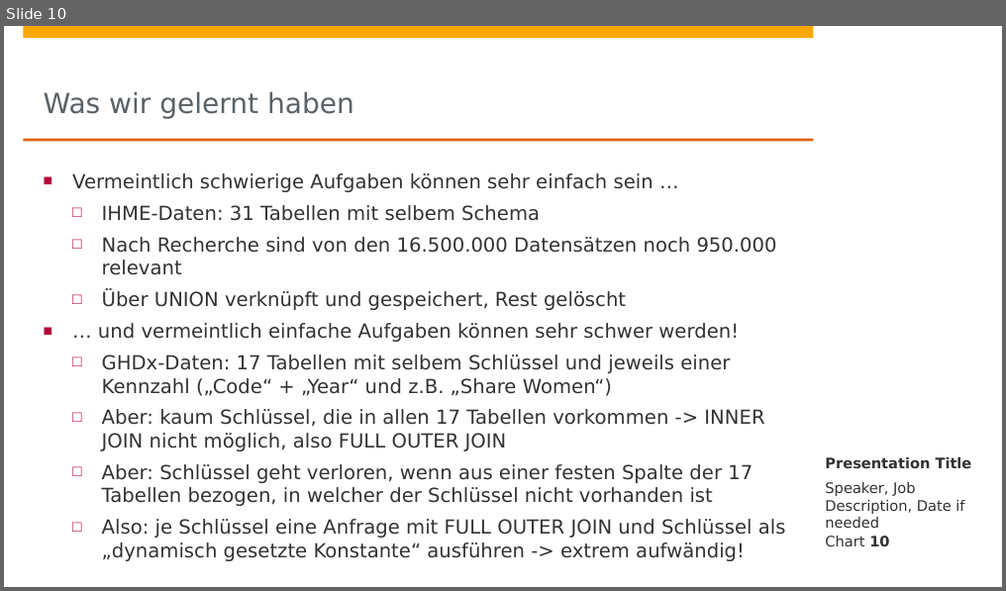
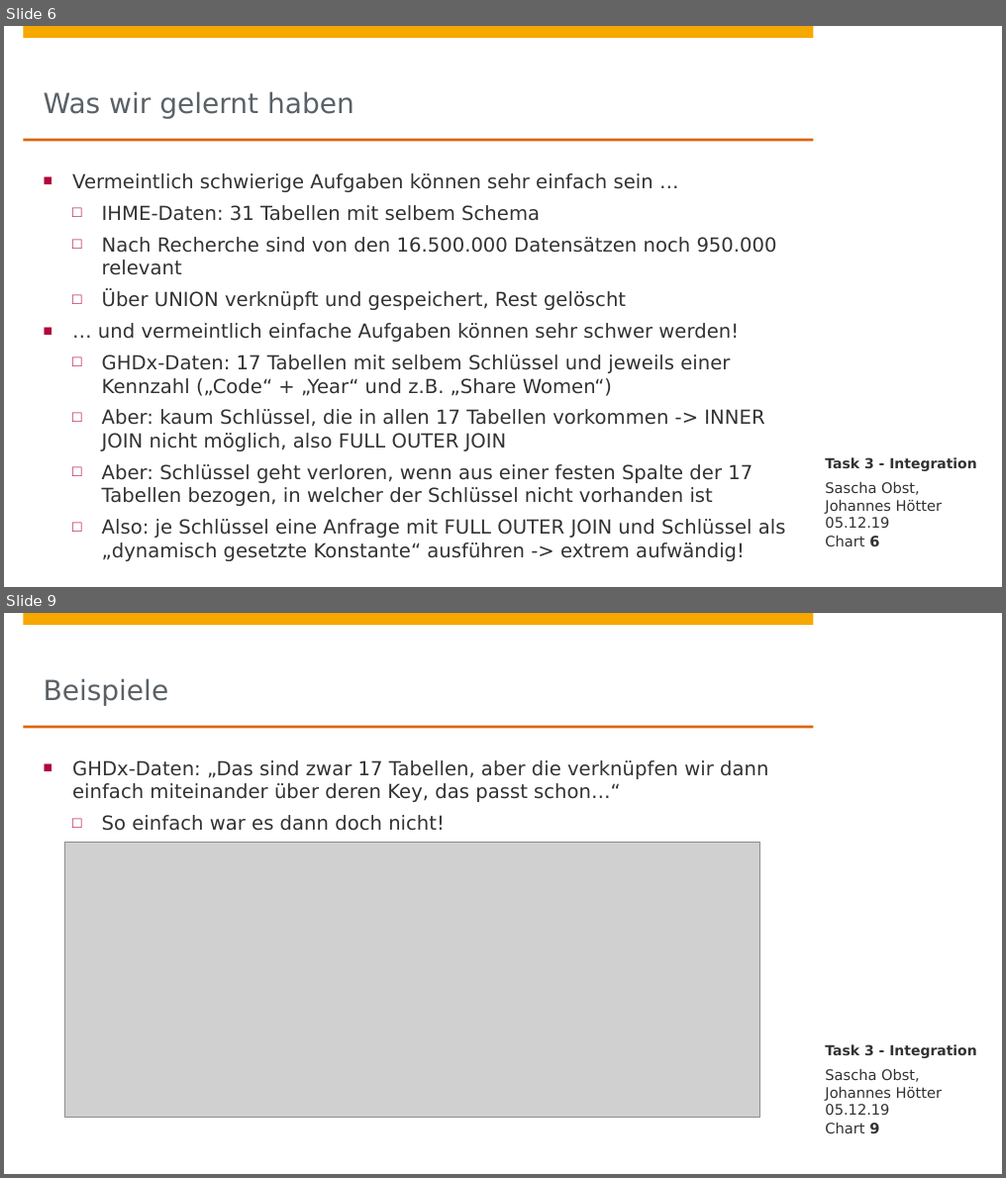
Before and after one commit to johanneshoetter/Health-Data-Integration, a slide deck: presentations/integration.pptx. Shown one above the other, each under a label of ours: slide 10 before the commit, slides 6 and 9 after it; the slides between them are not shown. The pictures are 1006x591 and 1006x1178 pixels, drawn with LibreOffice and Linux fonts; fonts in the diff are those of the drawing; grey boxes stand for pictures; background and template pictures are left out. Boxes give left, top, right and bottom in pixels: in the first picture for what was removed or moved away, otherwise in the second. Text is boxed around its words. In the diff, an @@ line names an element or a change of style, - is before the commit and + after.

Commit message:
Updated presentation integration.pptx

```diff
--- a/presentations/integration.pptx
+++ b/presentations/integration.pptx
@@ slide 9 added at [4,613,1002,1174], background #FFFFFF; not listed: 4 template elements that a slide beside it also shows @@
@@ title added at [44,678,169,706], 20 pt, text #5A6166 @@
+Beispiele
@@ text added at [72,761,768,831], 14 pt, text #323232 @@
+■ GHDx-Daten: „Das sind zwar 17 Tabellen, aber die verknüpfen wir dann einfach miteinander über deren Key, das passt schon…“
+  □ So einfach war es dann doch nicht!
@@ picture added at [64,843,759,1118] @@
@@ text added at [825,1045,977,1059], 10 pt, text #323232, bold @@
+Task 3 - Integration
@@ text added at [825,1069,942,1115], 10.5 pt, text #323232 @@
+Sascha Obst,
+Johannes Hötter
+05.12.19
@@ page number added at [825,1123,879,1135], 10.5 pt, text #323232 @@
+Chart 9
@@ what was slide 10 is now slide 6 @@
@@ slide 6 changed as well @@
@@ text at [825,458,977,472]: text changed; size 10.5 to 10 pt @@
-Presentation Title
+Task 3 - Integration
@@ text at [825,482,942,528]: text changed @@
-Speaker, Job Description, Date if needed
+Sascha Obst,
+Johannes Hötter
+05.12.19
@@ page number at [825,536,879,548]: text changed @@
-Chart 10
+Chart 6
```
Also in this commit, not shown: 8 other slides changed, 5 other slides added, 6 slides removed, 1 other file.
